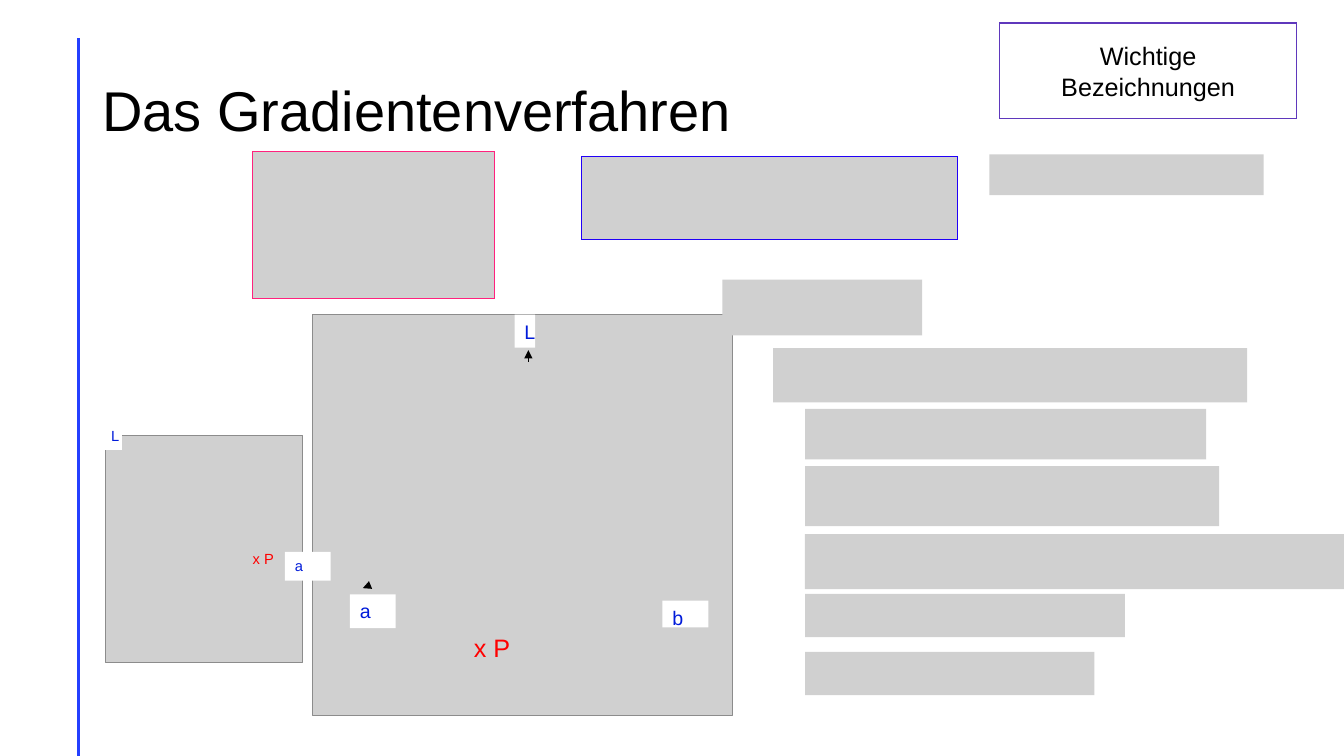
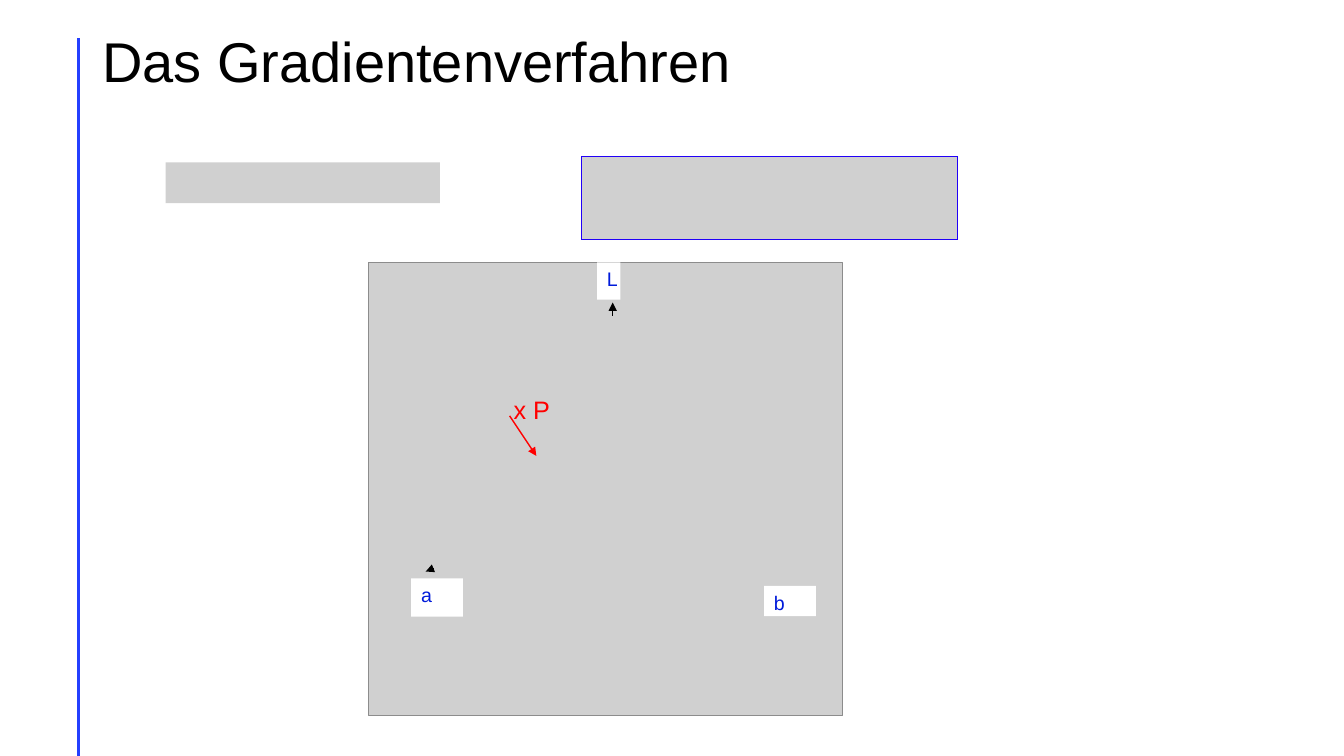
Before and after one commit to LeChummpy/PK, a slide deck: slide 12 of Präsi/präsi (3).pptx (slide 8 before the commit). Drawn at 1344x756 pixels with LibreOffice and Linux fonts; fonts in the diff are those of the drawing; grey boxes stand for pictures. Boxes give left, top, right and bottom in pixels: in the first picture for what was removed or moved away, otherwise in the second. Text is boxed around its words. In the diff, an @@ line names an element or a change of style, - is before the commit and + after.

```diff
--- a/Präsi/präsi (3).pptx
+++ b/Präsi/präsi (3).pptx
@@ title "Das Gradientenverfahren": place and size @@
-title "Das Gradientenverfahren" at bbox=[102, 90, 730, 132]
+title "Das Gradientenverfahren" at bbox=[102, 41, 730, 83]
@@ rectangle removed at bbox=[1000, 23, 1298, 119] @@
-Wichtige Bezeichnungen
@@ picture added at bbox=[165, 162, 440, 203] @@
@@ picture removed at bbox=[253, 152, 495, 298] @@
@@ picture removed at bbox=[990, 154, 1264, 195] @@
@@ picture: place and size @@
-picture at bbox=[313, 315, 732, 716]
+picture at bbox=[369, 262, 843, 716]
@@ rectangle "L": place and size @@
-rectangle "L" at bbox=[514, 315, 534, 348]
+rectangle "L" at bbox=[597, 262, 620, 299]
@@ picture removed at bbox=[723, 279, 923, 335] @@
@@ arrow moved from (528, 362) - (528, 350) to (613, 316) - (613, 302) @@
@@ text "x P" rewrapped from bbox=[474, 639, 510, 657] to bbox=[514, 401, 550, 425] @@
@@ arrow added from (510, 416) to (536, 456), #FF0000 1 pt @@
@@ group removed at bbox=[101, 422, 332, 663]: 2 rectangles, 1 picture, 1 text @@
-x P
-a
-L
@@ arrow moved from (369, 586) - (363, 588) to (434, 569) - (425, 572) @@
@@ rectangle "a": place and size @@
-rectangle "a" at bbox=[350, 595, 396, 629]
+rectangle "a" at bbox=[411, 579, 463, 617]
@@ rectangle "b": place and size @@
-rectangle "b" at bbox=[662, 601, 709, 628]
+rectangle "b" at bbox=[764, 586, 816, 616]
@@ group removed at bbox=[773, 348, 1344, 696]: 6 pictures @@
```
Also in this commit, not shown: 17 other slides changed, 6 slides added, 1 slide removed, 2 other files.
